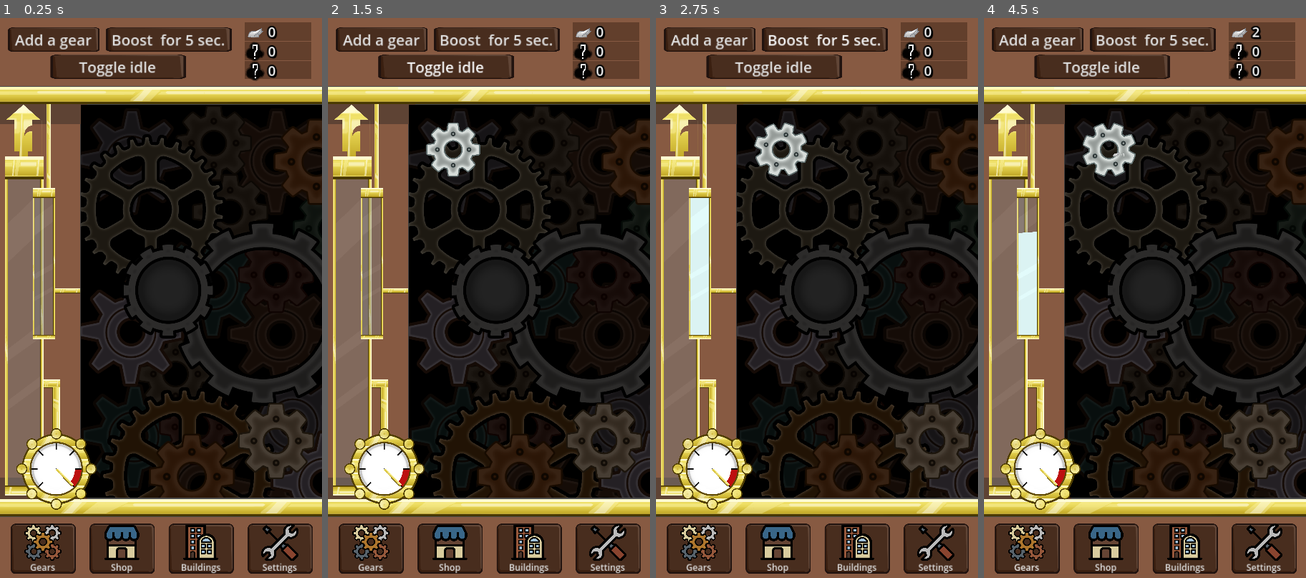
Above: before the commit, frames 1-4 (left to right).
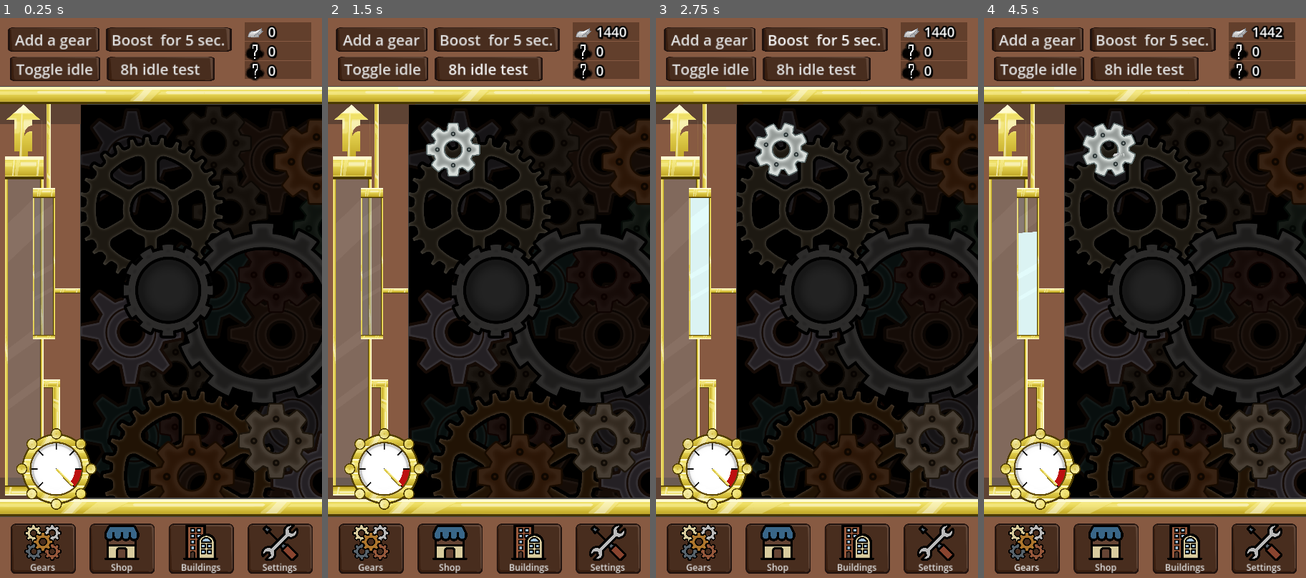
Above: after the commit, the same moments.

Repository: IIS-Mobile/PGiAnUP_zima_2024_stacjonarne_Catblast_Studio
Game: Godot game, scene res://scenes/main.tscn
The game is run twice, just before and just after one commit, with the same random seed, the same clock (stepped at 60 frames per second) and the same inputs.
Inputs (mouse positions are in pixels of both pictures, inside the frame that each line leads up to):
- Up to frame 1 (0.25 s): no input
- Up to frame 2 (1.5 s): click "Add a gear" at 0.5 s; click (489, 68) at 1.25 s, where only the run after the commit has a clickable "8h idle test"
- Up to frame 3 (2.75 s): click "Boost for 5 sec." at 2 s
- Up to frame 4 (4.5 s): click "Toggle idle" at 2.75 s; click (1183, 303) at 3.5 s; click "Gears" at 4.25 s

The runs differ from the first frame. In frame 1, 2.0% of the frame differs, in the area x 3-67%, y 6-12%; in frame 2, 2.2%, in the area x 3-94%, y 1-12%; in frame 3, 2.2%; in frame 4, 2.2%.

Commit message:
idle

Diff:
--- a/global.gd
+++ b/global.gd
@@ -1,6 +1,5 @@
 extends Node
 
-signal rotation_completed(index:int)
 signal tap_performed()
 signal release_steam()
 signal begin_idling(idling_time)
@@ -57,6 +56,20 @@
 	#return 1.0 / pow(2.0, i)
 	return 1.0 / (i + 1)
 
+#TODO: account for how long actually we can idle, numbers can get quite large, investigate accuracy
+func calc_idle_resources(secs: float):
+	var ticks = (secs * Engine.physics_ticks_per_second) as int
+	var phase_inc = speed_multiplier * IDLE_SPEED * IDLE_SPEED * ROTATION_ANGLE
+	for gear in range(0, count):
+		var rots = (phases[gear] + phase_inc * ticks * min(ratio_function(gear), 1.0)) / 360.0 as int
+		phases[gear] = fmod(phases[gear] + phase_inc * ticks * min(ratio_function(gear), 1.0), 360.0)
+		handle_rotation(gear, rots)
+
+func handle_rotation(index: int, rots: int):
+	var resource_name = resource_names[index / TIERS_AMOUNT]
+	var tier = index % TIERS_AMOUNT
+	resources[resource_name][tier] += rots
+
 func _physics_process(_delta: float) -> void:
 	if not count:
 		return
@@ -75,11 +88,13 @@
 			var rots = (phases[child.index] + phase_inc * min(ratio_function(child.index), 1.0)) / 360.0 as int
 			phases[child.index] = fmod(phases[child.index] + phase_inc * min(ratio_function(child.index), 1.0), 360.0)
 			child.get_node("Sprite").rotation_degrees = phases[child.index]
-			#TODO: display +rots instead of +1 rots times
-			for _r in range(0, rots):
+			if rots > 0:
+				handle_rotation(child.index, rots)
+				#TODO: display +rots instead of +1
 				child.handle_resource_popup()
-				#not sure if they are not stacking (replace signal with function?)
-				emit_signal("rotation_completed", child.index)
+				if child.index == 0:
+					get_node("/root/Node2D/UI/VBoxContainer/CurrentView/GearsView/ScrollContainer/GearContainer/Sound").play()
+
 
 func handle_idling(idling_time):
 	Global.idle = true
--- a/scenes/gear_container.gd
+++ b/scenes/gear_container.gd
@@ -1,7 +1,4 @@
 extends TextureButton
-
-func _ready() -> void:
-	Global.connect("rotation_completed", _on_rotation_completed)
 
 #TODO: delete
 func percent_to_pixels(percent: float) -> int:
@@ -24,11 +21,6 @@
 	$Gears.add_child(gear)
 	_on_resized()
 
-#TODO: move somewhere else?
-func _on_rotation_completed(index: int) -> void:
-	if not index:
-		$Sound.play()
-
 func _on_pressed() -> void:
 	if Global.count:
 		Global.tap_performed.emit()
--- a/scenes/main.gd
+++ b/scenes/main.gd
@@ -1,17 +1,7 @@
 extends Node2D
-
-
-func _ready() -> void:
-	Global.connect("rotation_completed", _on_gear_container_rotation_completed)
 
 func _on_gear_button_pressed() -> void:
 	$UI/VBoxContainer/CurrentView/GearsView/ScrollContainer/GearContainer.add_gear()
-
-func _on_gear_container_rotation_completed(index: int) -> void:
-
-	var resource_name = Global.resource_names[index / Global.TIERS_AMOUNT]
-	var tier = index % Global.TIERS_AMOUNT
-	Global.resources[resource_name][tier] += 1
 
 func _on_boost_button_pressed() -> void:
 	Global.buffer += 5 * Engine.physics_ticks_per_second * Global.SLOWDOWN_FACTOR
@@ -22,3 +12,6 @@
 		Global.begin_idling.emit(Global.IDLING_TIME)
 	else:
 		print("NIEEEE NIE MOZESZ JESZCZE IDLOWAC MUSISZ NAPOMPOWAC PARY DO KOMORY")
+
+func _on_test_idle_button_pressed() -> void:
+	Global.calc_idle_resources(8 * 3600)
--- a/scenes/main.tscn
+++ b/scenes/main.tscn
@@ -22,6 +22,7 @@
 script = ExtResource("2_4hckv")
 
 [node name="TierPopUp" type="Control" parent="UI"]
+visible = false
 z_index = 6
 layout_mode = 3
 anchor_right = 0.72
@@ -859,14 +860,28 @@
 anchors_preset = 4
 anchor_top = 0.5
 anchor_bottom = 0.5
-offset_left = 166.0
-offset_top = 18.075
-offset_right = 623.0
-offset_bottom = 101.075
+offset_left = 31.0
+offset_top = 24.925
+offset_right = 337.0
+offset_bottom = 107.925
 grow_vertical = 2
 theme = ExtResource("3_0qc7x")
 theme_override_font_sizes/font_size = 50
 text = "Toggle idle"
+
+[node name="TestIdleButton" type="Button" parent="UI/VBoxContainer/ColorRect"]
+layout_mode = 1
+anchors_preset = 4
+anchor_top = 0.5
+anchor_bottom = 0.5
+offset_left = 356.0
+offset_top = 25.075
+offset_right = 720.0
+offset_bottom = 108.075
+grow_vertical = 2
+theme = ExtResource("3_0qc7x")
+theme_override_font_sizes/font_size = 50
+text = "8h idle test"
 
 [node name="ResourceTop0" type="ColorRect" parent="UI/VBoxContainer/ColorRect"]
 layout_mode = 1
@@ -1097,3 +1112,4 @@
 [connection signal="pressed" from="UI/VBoxContainer/ColorRect/GearButton" to="." method="_on_gear_button_pressed"]
 [connection signal="pressed" from="UI/VBoxContainer/ColorRect/BoostButton" to="." method="_on_boost_button_pressed"]
 [connection signal="pressed" from="UI/VBoxContainer/ColorRect/IdleButton" to="." method="_on_idle_button_pressed"]
+[connection signal="pressed" from="UI/VBoxContainer/ColorRect/TestIdleButton" to="." method="_on_test_idle_button_pressed"]
